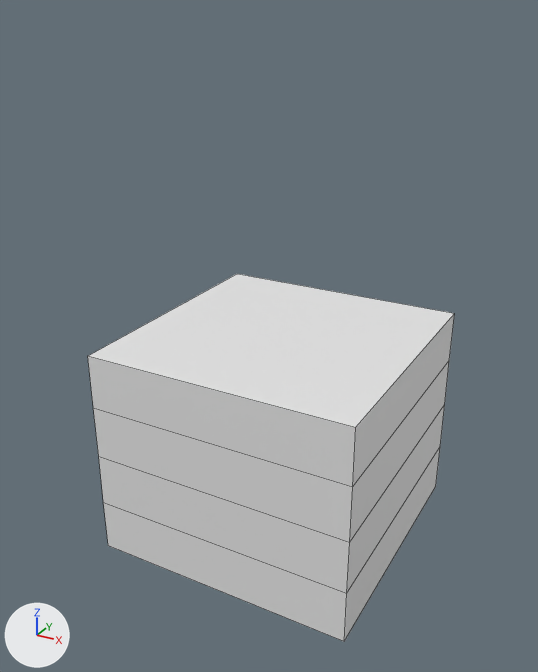
An edit to the Blender file rct2/scenery/MedievalTheming/wc1_Castle-Wall/wc1_V001.blend, drawn before and after from the same camera.
Both versions are drawn from a camera (50 mm lens) standing at (4.71, -8.99, 7.67) and looking at (-0.1, -0.25, 3.29). The axes (+X, +Y, +Z) are drawn at lower left. The lights are the same throughout. Mesh edges are drawn as thin lines. The same objects are shown in both versions, whatever each file hides.

The scene before the commit, as lines of its bpy script (objects in view):
```python
me_cube_001 = bpy.data.meshes.new('Cube.001')
me_cube_001.from_pydata(...)  # a box spanning x -2.0..2.0, y -2.0..2.0, z 0.0..1.63
ob_cube_001 = bpy.data.objects.new('Cube.001', me_cube_001)
ob_cube_001.location = (0.0, 0.0, 0.0)
ob_cube_001.scale = (1.0, 1.0, 0.5)
_m = ob_cube_001.modifiers.new('Array', 'ARRAY')
_m.count = 4
_m.constant_offset_displace = (0.0, 0.0, 0.0)
_m.relative_offset_displace = (0.0, 0.0, 1.0)
```
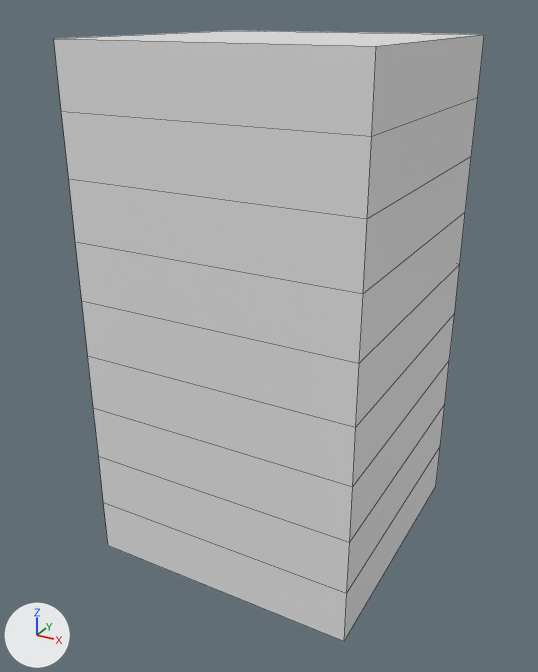
Pixel boxes (x1, y1, x2, y2) of what changed, in the pictures (538 x 672 px):
'Cube.001', modifiers changed (17% wider, 66% taller)
    before: (88, 274, 454, 641)
    after: (54, 30, 484, 641)

The change, as a list of edits to the scene's bpy script:
```text
Change ob_cube_001:
    where _m = ob_cube_001.modifiers.new('Array', 'ARRAY')
    _m.count: 4 -> 9
```
